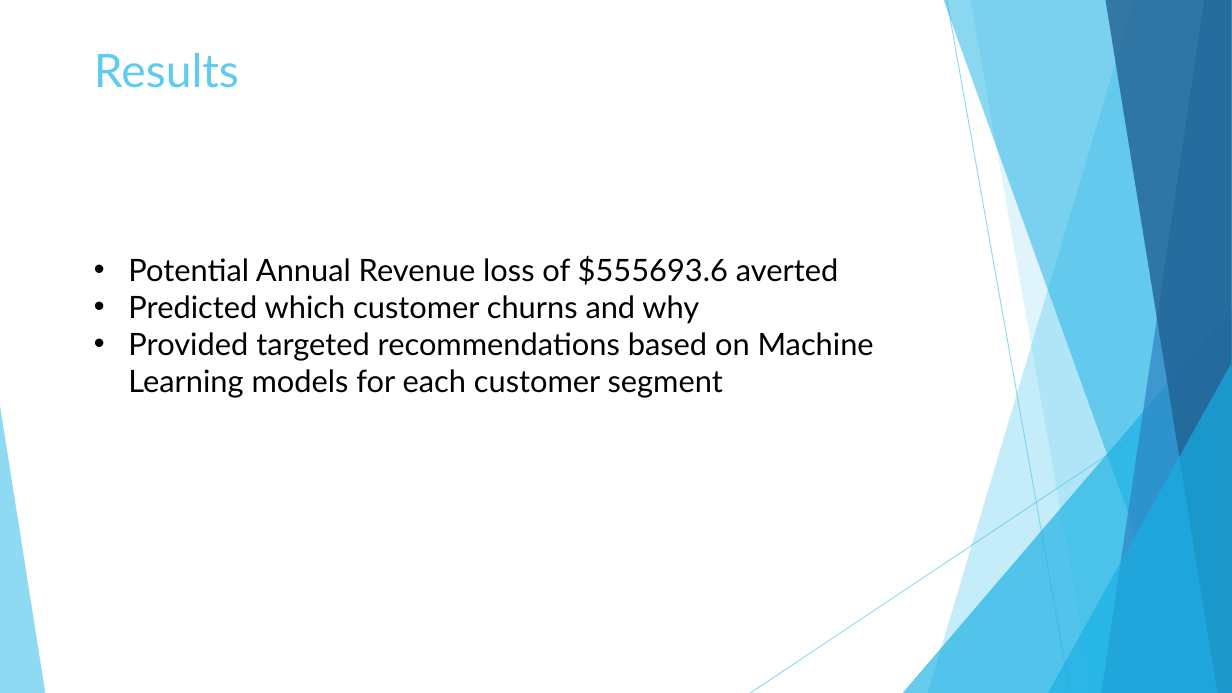
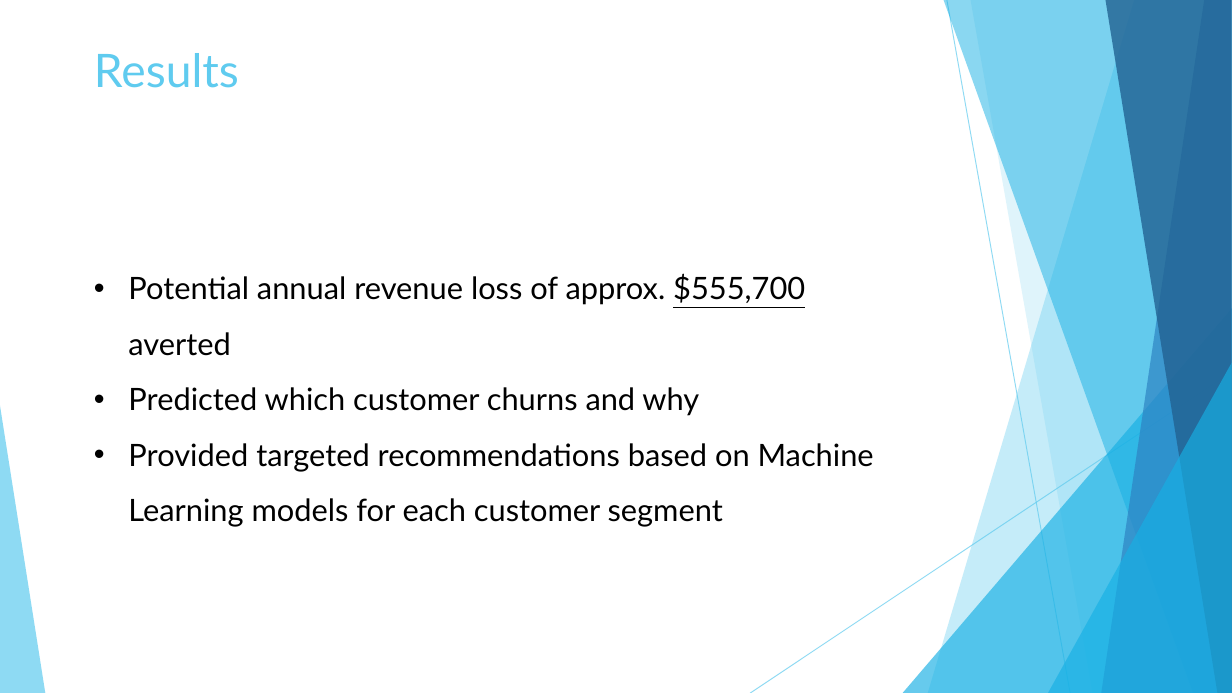
Before and after one commit to abahl88/Independent-Projects, a slide deck: slide 12 of Telecom Customer Churn/Telco Churn Presentation.pptx. Drawn at 1232x693 pixels with LibreOffice and Linux fonts; fonts in the diff are those of the drawing. Boxes give left, top, right and bottom in pixels: in the first picture for what was removed or moved away, otherwise in the second. Text is boxed around its words. In the diff, an @@ line names an element or a change of style, - is before the commit and + after.

```diff
--- a/Telecom Customer Churn/Telco Churn Presentation.pptx
+++ b/Telecom Customer Churn/Telco Churn Presentation.pptx
@@ text at [128, 273, 805, 356]: text changed @@
-• Potential Annual Revenue loss of $555693.6 averted
+• Potential annual revenue loss of approx. $555,700 averted
@@ text at [128, 387, 874, 527]: line spacing 1 to 1.5 @@
```
Also in this commit, not shown: 10 other slides changed, 1 other file.
